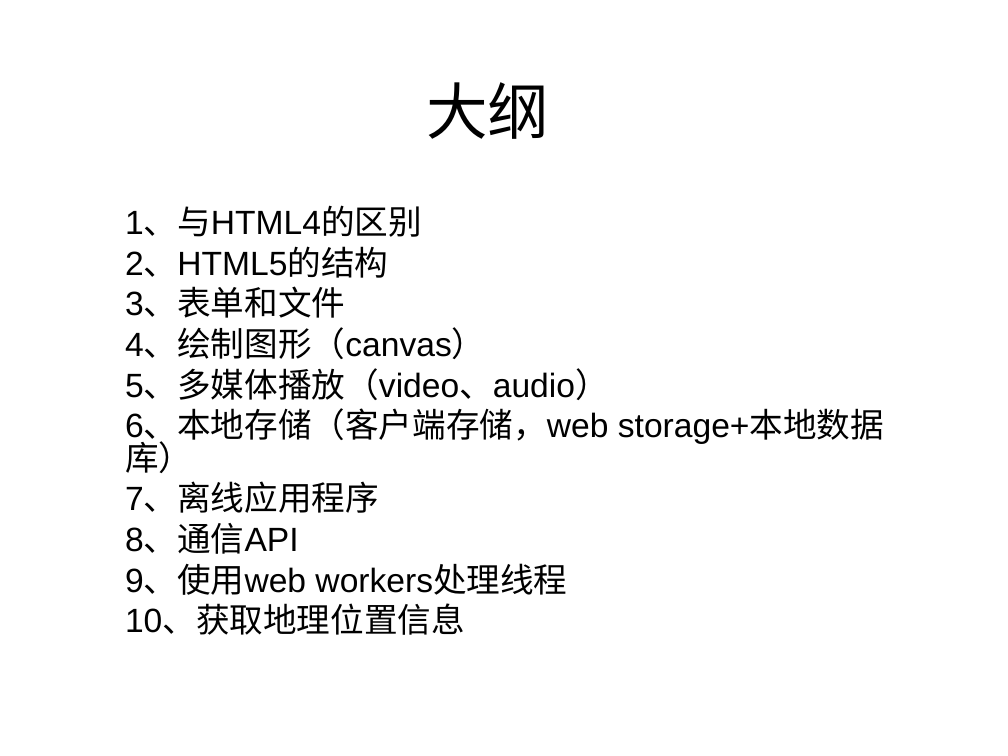
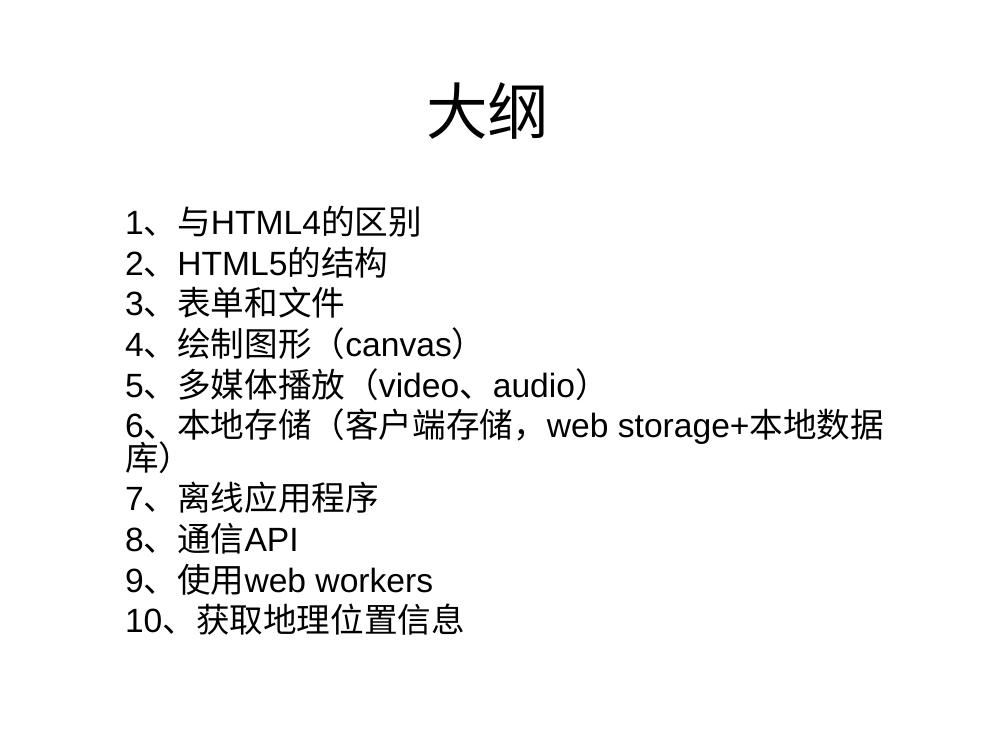
Before and after one commit to testuser2213/tom-wang-manual, a slide deck: slide 2 of manual/html5/share/关于HTML5的分享.ppt. Drawn at 1008x756 pixels with LibreOffice and Linux fonts; fonts in the diff are those of the drawing. Boxes give left, top, right and bottom in pixels: in the first picture for what was removed or moved away, otherwise in the second. Text is boxed around its words. In the diff, an @@ line names an element or a change of style, - is before the commit and + after.

```diff
--- a/manual/html5/share/关于HTML5的分享.ppt
+++ b/manual/html5/share/关于HTML5的分享.ppt
@@ subtitle at [125,565,433,595]: text changed @@
-9、使用web workers处理线程
+9、使用web workers
```
Also in this commit, not shown: 2 other slides changed, 5 other files.
